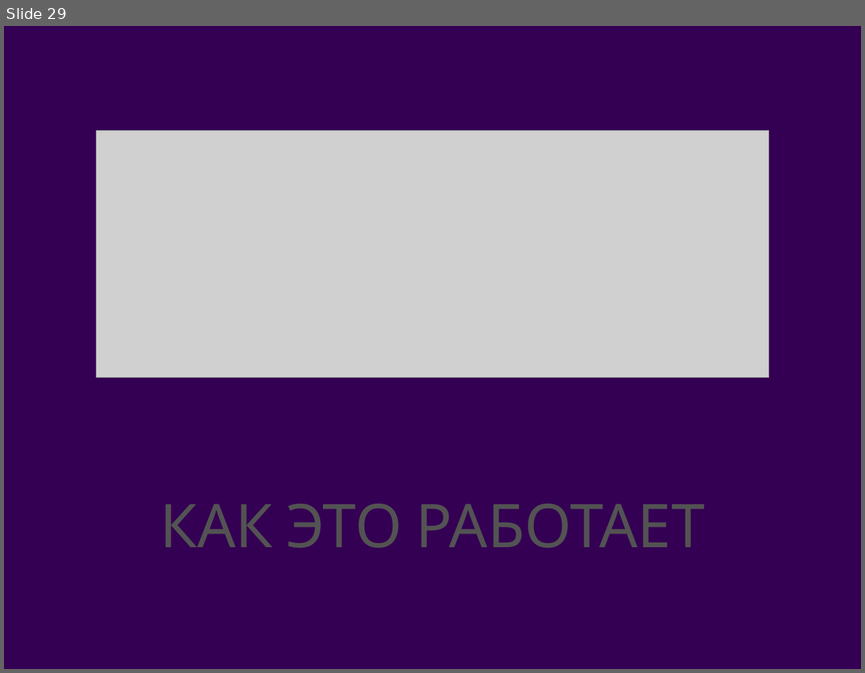
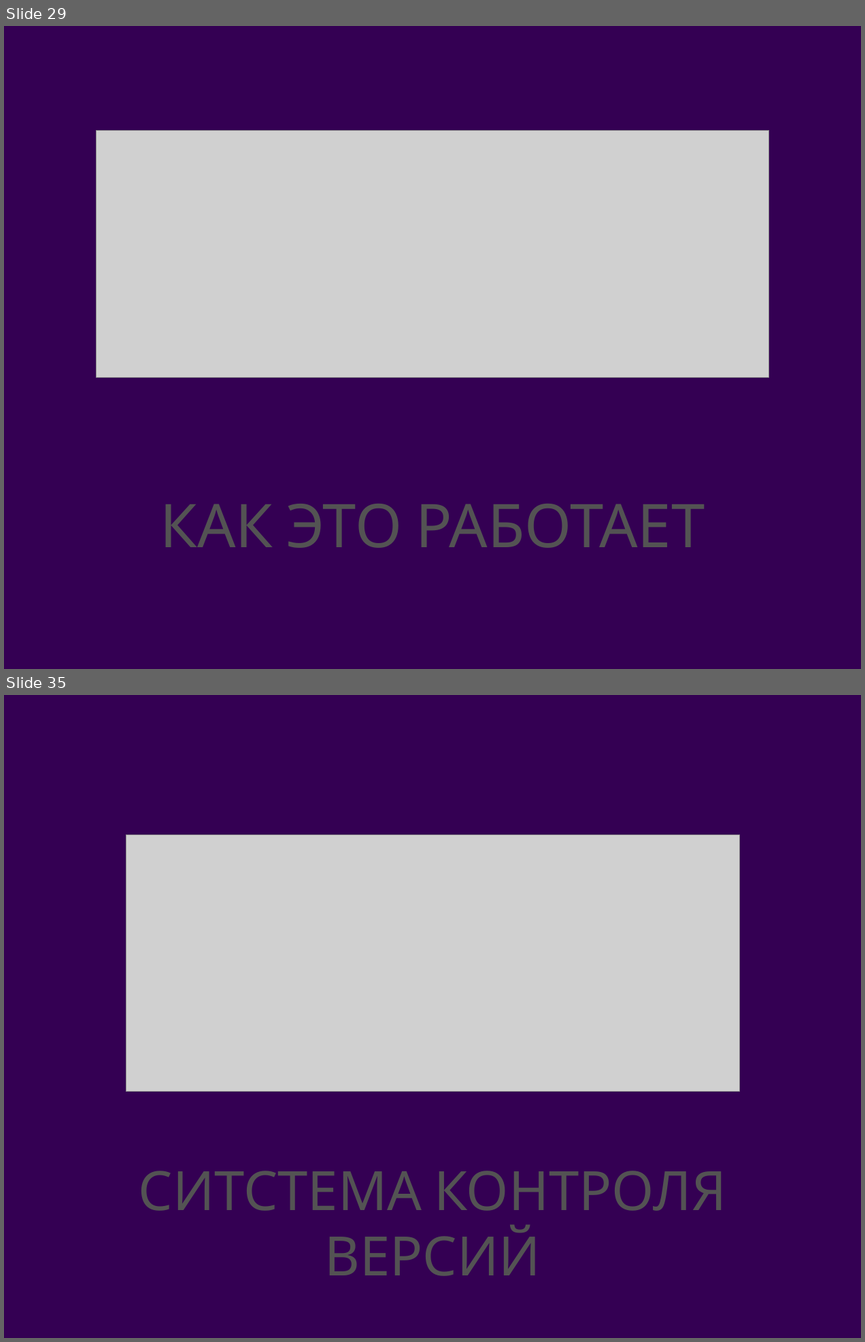
Before and after one commit to andrushkin2/ilBudgetto, a slide deck: dp/presentation.pptx. Shown one above the other, each under a label of ours: slide 29 before the commit, slides 29 and 35 after it; the slides between them are not shown. The pictures are 865x673 and 865x1342 pixels, drawn with LibreOffice and Linux fonts; fonts in the diff are those of the drawing; grey boxes stand for pictures; background and template pictures are left out. Boxes give left, top, right and bottom in pixels: in the first picture for what was removed or moved away, otherwise in the second. Text is boxed around its words. In the diff, an @@ line names an element or a change of style, - is before the commit and + after.

```diff
--- a/dp/presentation.pptx
+++ b/dp/presentation.pptx
@@ slide 35 added at (4, 695, 861, 1338), background picture (left out) @@
@@ picture added at (126, 835, 739, 1091) @@
@@ title added at (139, 1170, 726, 1276), 64.8 pt, text #535353 @@
+СИТСТЕМА КОНТРОЛЯ ВЕРСИЙ
```
Also in this commit, not shown: 21 slides changed, 21 other slides added, 2 other files.
